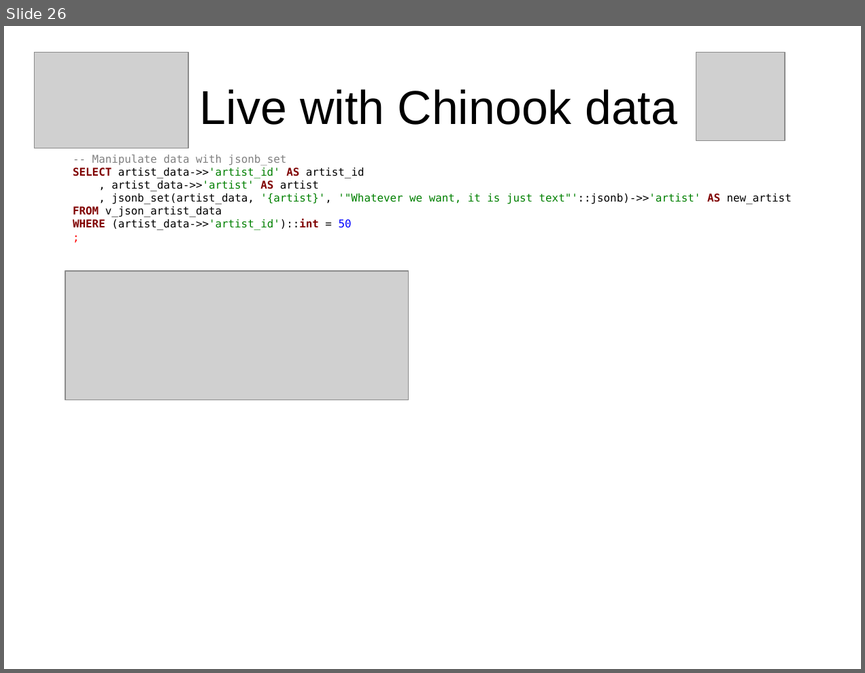
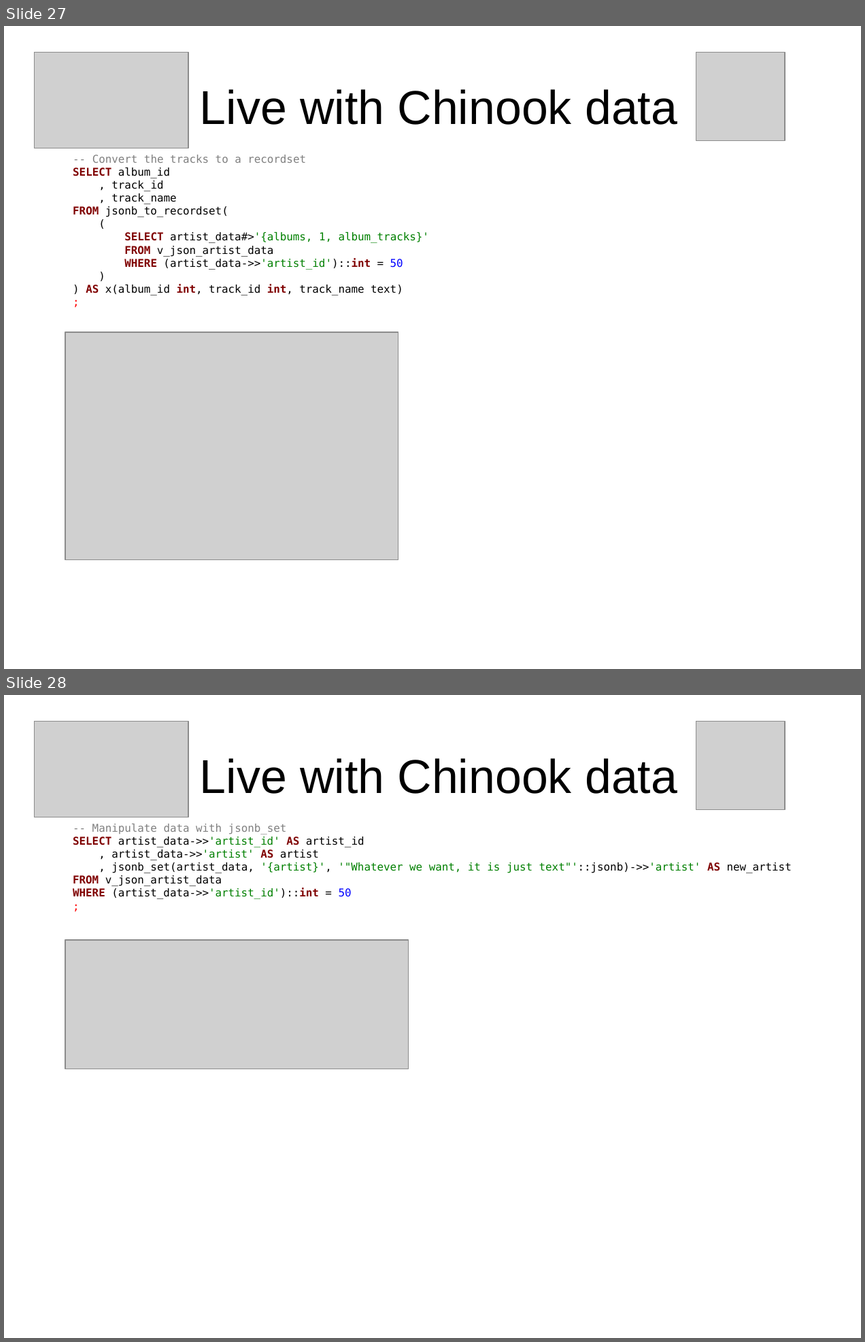
Before and after one commit to sjstoelting/talks, a slide deck: json-by-example/JSON-by-example.odp. Shown one above the other, each under a label of ours: slide 26 before the commit, slides 27 and 28 after it. The pictures are 865x673 and 865x1342 pixels, drawn with LibreOffice and Linux fonts; fonts in the diff are those of the drawing; grey boxes stand for pictures. Boxes give left, top, right and bottom in pixels: in the first picture for what was removed or moved away, otherwise in the second. Text is boxed around its words. In the diff, an @@ line names an element or a change of style, - is before the commit and + after.

Commit message:
Added more JSONB functions. With jsonb_to_recordset a JSONB field is converted into to a recordset. This function is needed, to walk over the data to extend the trigger function to update albums and tracks.

```diff
--- a/json-by-example/JSON-by-example.odp
+++ b/json-by-example/JSON-by-example.odp
@@ slide 27 added at (x1=4, y1=26, x2=861, y2=669), background #FFFFFF @@
@@ picture added at (x1=35, y1=52, x2=188, y2=148) @@
@@ picture added at (x1=696, y1=52, x2=785, y2=140) @@
@@ title added at (x1=200, y1=89, x2=677, y2=125), 44 pt, text #000000 @@
+Live with Chinook data
@@ text added at (x1=73, y1=155, x2=429, y2=295), 10 pt, text #000000 @@
+-- Convert the tracks to a recordset
+SELECT album_id
+, track_id
+, track_name
+FROM jsonb_to_recordset(
+(
+SELECT artist_data#>'{albums, 1, album_tracks}'
+FROM v_json_artist_data
+WHERE (artist_data->>'artist_id')::int = 50
+)
+) AS x(album_id int, track_id int, track_name text)
+;
@@ picture added at (x1=65, y1=332, x2=398, y2=560) @@
@@ what was slide 26 is now slide 28 @@
```
Also in this commit, not shown: 1 other slide added, 1 other file.
